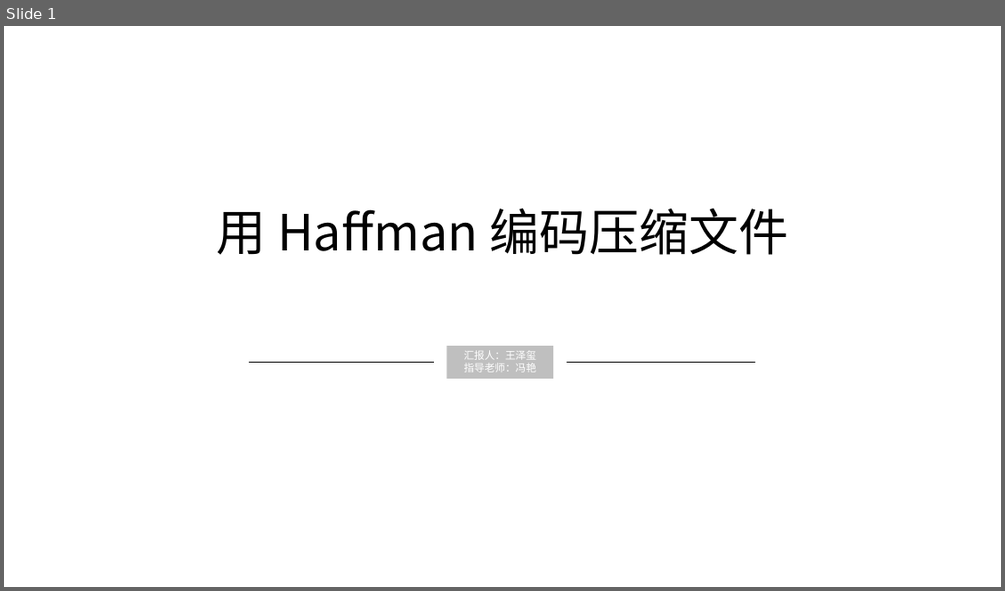
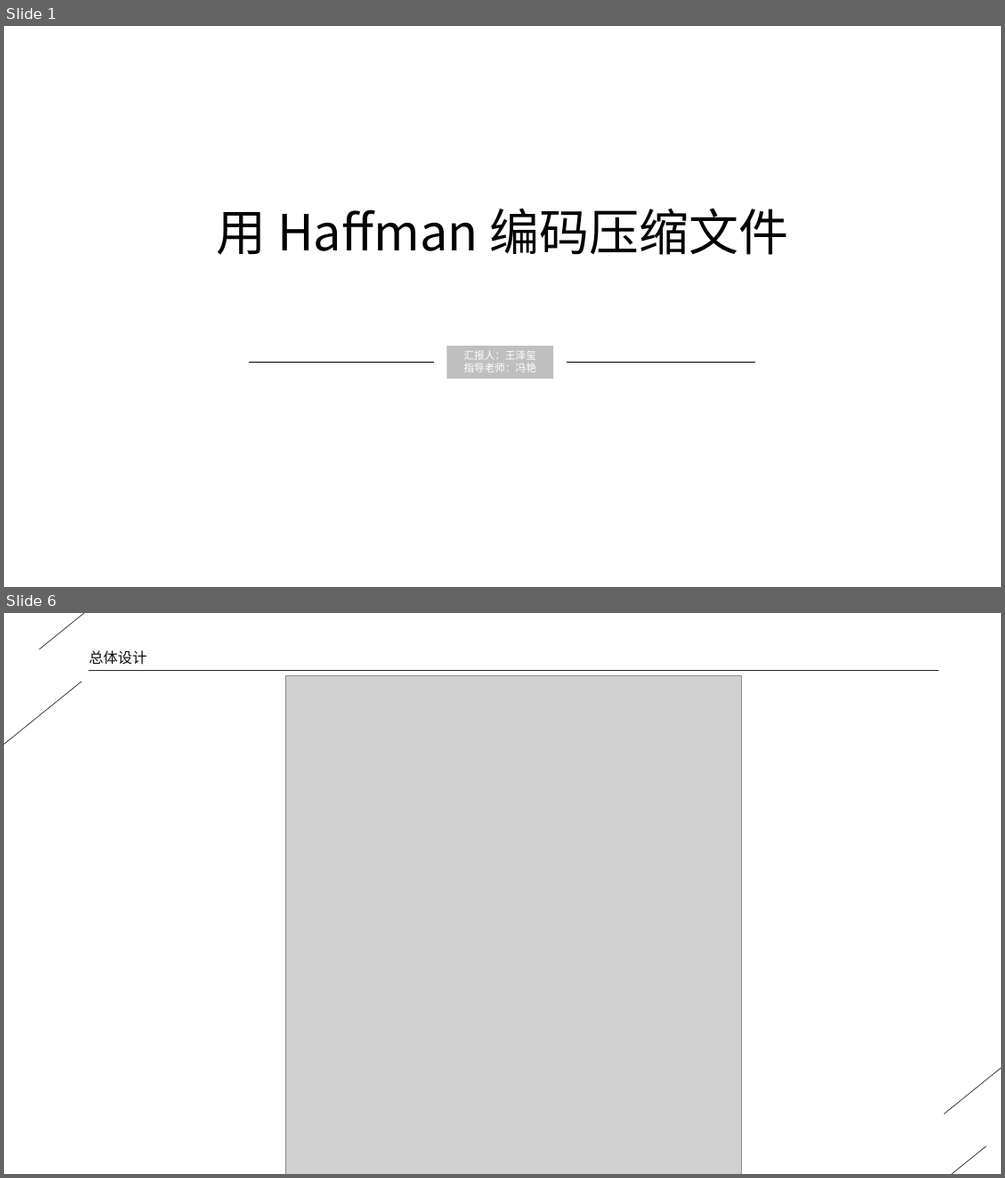
Before and after one commit to dlct-wzx/data-structure-practice, a slide deck: 答辩ppt.pptx. Shown one above the other, each under a label of ours: slide 1 before the commit, slides 1 and 6 after it; the slides between them are not shown. The pictures are 1005x591 and 1005x1178 pixels, drawn with LibreOffice and Linux fonts; fonts in the diff are those of the drawing; grey boxes stand for pictures. Boxes give left, top, right and bottom in pixels: in the first picture for what was removed or moved away, otherwise in the second. Text is boxed around its words. In the diff, an @@ line names an element or a change of style, - is before the commit and + after.

```diff
--- a/答辩ppt.pptx
+++ b/答辩ppt.pptx
@@ slide 6 added at <box>4,613,1001,1174</box>, background #FFFFFF @@
@@ line added from (238, 613) to (39, 649), #0D0D0D 0.5 pt @@
@@ text added at <box>89,650,146,665</box>, 14 pt, text #0D0D0D @@
+总体设计
@@ line added from (81, 682) to (4, 842), #0D0D0D 0.5 pt @@
@@ line added from (89, 670) to (938, 670), #262626 0.5 pt @@
@@ picture added at <box>286,675,741,1174</box> @@
@@ line added from (1001, 953) to (944, 1114), #0D0D0D 0.5 pt @@
@@ line added from (987, 1146) to (788, 1174), #0D0D0D 0.5 pt @@
```
Also in this commit, not shown: 7 slides changed, 11 other slides added, 19 slides removed, 8 other files.
